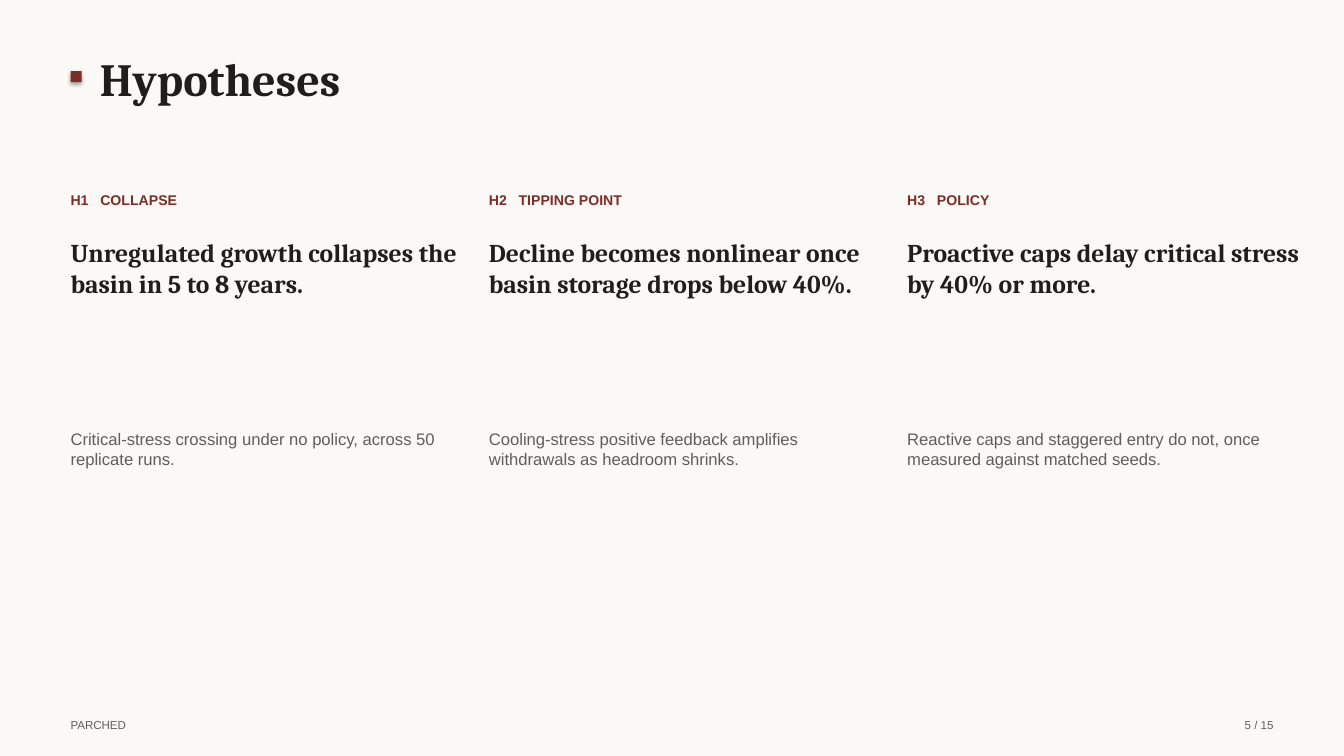
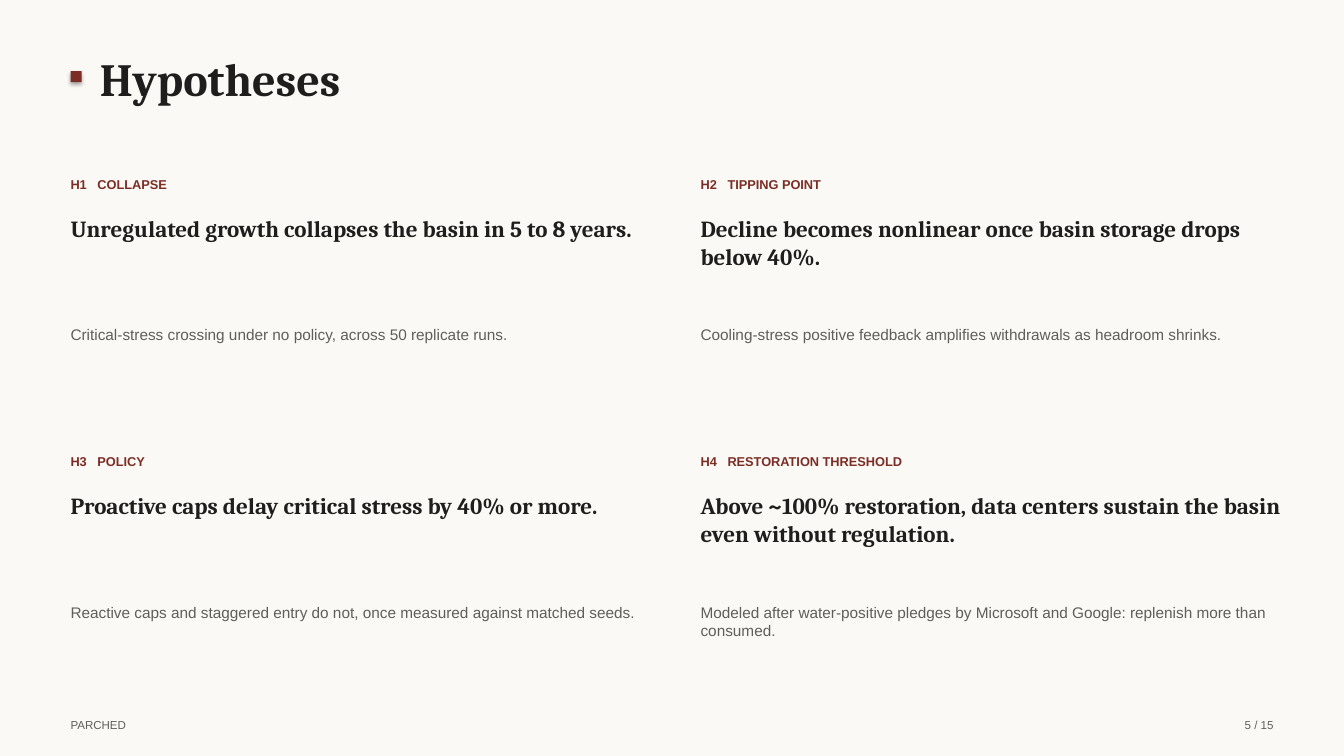
Before and after one commit to cup-noodlehS/ABM-project, a slide deck: slide 5 of presentation/PARCHED_final.pptx. Drawn at 1344x756 pixels with LibreOffice and Linux fonts; fonts in the diff are those of the drawing. Boxes give left, top, right and bottom in pixels: in the first picture for what was removed or moved away, otherwise in the second. Text is boxed around its words. In the diff, an @@ line names an element or a change of style, - is before the commit and + after.

```diff
--- a/presentation/PARCHED_final.pptx
+++ b/presentation/PARCHED_final.pptx
@@ text "H1 COLLAPSE": place and size @@
-text "H1 COLLAPSE" at [71,195,177,205]
+text "H1 COLLAPSE" at [71,180,166,189]
@@ text "H2 TIPPING POINT": place and size @@
-text "H2 TIPPING POINT" at [489,195,622,205]
+text "H2 TIPPING POINT" at [701,180,821,189]
@@ text "Unregulated growth collapses the basin ...": place and size @@
-text "Unregulated growth collapses the basin ..." at [71,244,457,298]
+text "Unregulated growth collapses the basin ..." at [71,221,631,242]
@@ text "Decline becomes nonlinear once basin ...": place and size @@
-text "Decline becomes nonlinear once basin ..." at [489,244,860,298]
+text "Decline becomes nonlinear once basin ..." at [701,221,1240,266]
@@ text "Critical-stress crossing under no policy, ...": place and size @@
-text "Critical-stress crossing under no policy, ..." at [71,433,434,469]
+text "Critical-stress crossing under no policy, ..." at [71,329,507,343]
@@ text "Cooling-stress positive feedback amplifies withdrawals ...": place and size @@
-text "Cooling-stress positive feedback amplifies withdrawals ..." at [489,433,798,465]
+text "Cooling-stress positive feedback amplifies withdrawals ..." at [701,329,1221,343]
@@ size 11 to 10 pt in 3 elements at [71,180,166,189], [701,180,821,189], [71,457,144,466] @@
@@ text "H3 POLICY": place and size @@
-text "H3 POLICY" at [907,195,989,205]
+text "H3 POLICY" at [71,457,144,466]
@@ text added at [701,457,902,466], 10 pt, text #7B2D26, bold @@
+H4 RESTORATION THRESHOLD
@@ size 20 to 18 pt in 3 elements at [71,221,631,242], [701,221,1240,266], [71,498,598,519] @@
@@ text "Proactive caps delay critical stress ...": place and size @@
-text "Proactive caps delay critical stress ..." at [907,244,1299,298]
+text "Proactive caps delay critical stress ..." at [71,498,598,519]
@@ text added at [701,498,1280,547], 18 pt, text #1F1E1D, bold @@
+Above ~100% restoration, data centers sustain the basin even without regulation.
@@ size 13 to 12 pt in 3 elements at [71,329,507,343], [701,329,1221,343], [71,607,634,621] @@
@@ text "Reactive caps and staggered entry ...": place and size @@
-text "Reactive caps and staggered entry ..." at [907,433,1260,469]
+text "Reactive caps and staggered entry ..." at [71,607,634,621]
@@ text added at [701,607,1266,636], 12 pt, text #605E5B @@
+Modeled after water-positive pledges by Microsoft and Google: replenish more than consumed.
```
Also in this commit, not shown: 3 other slides changed, 2 other files.
